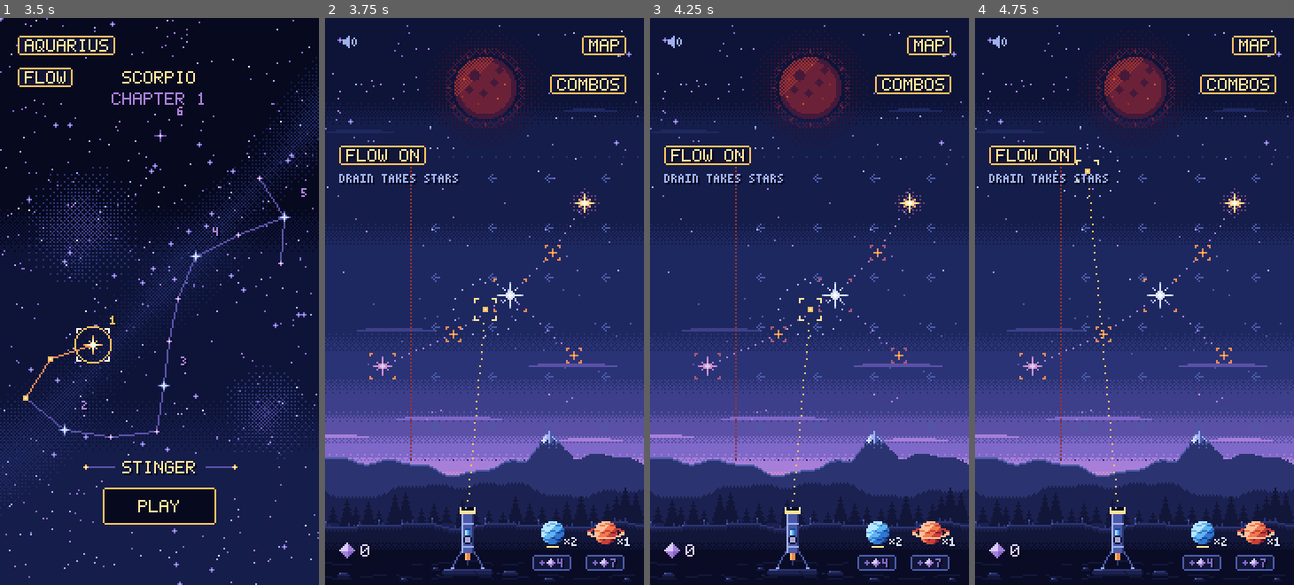
Above: before the commit, frames 1-4 (left to right).
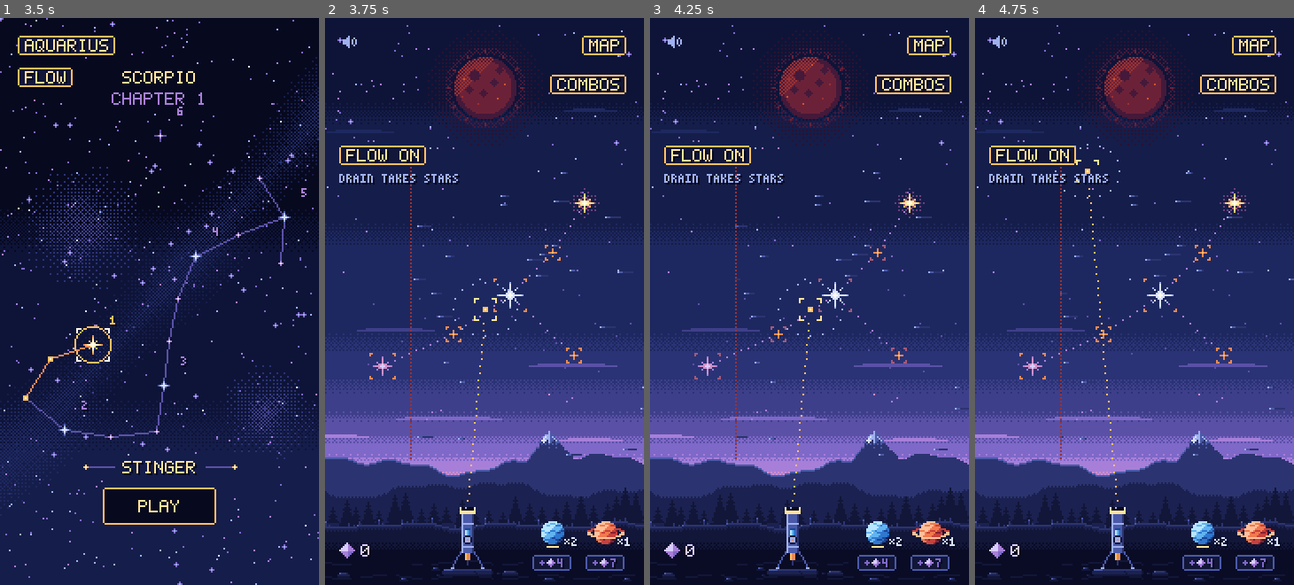
Above: after the commit, the same moments.

Repository: mrafael1/DustInSpace
Game: Godot game, scene res://game/scenes/app.tscn
Two runs of this game, one before a commit and one after it. Both use one fixed random seed, a clock stepped at 60 frames per second and the inputs below.
Inputs (mouse positions are in pixels of both pictures, inside the frame that each line leads up to):
- Up to frame 1 (3.5 s): tap Enter at 0.5 s; move the mouse to (229, 273) at 0.52 s; hold Shift 0.53-1.25 s; click (229, 273) at 0.67 s; drag from (95, 329) to (143, 414) at 1.27 s; move the mouse to (191, 176) at 2.02 s; tap Ctrl at 2.1 s; drag from (143, 414) to (63, 216) at 2.77 s
- Up to frame 2 (3.75 s): move the mouse to (580, 386) at 3.52 s; hold A from 3.53 s (still down); tap U at 3.6 s
- Up to frame 3 (4.25 s): keep holding A
- Up to frame 4 (4.75 s): release A at 4.25 s; drag from (1038, 216) to (1086, 159) at 4.27 s

Frame 1 is identical in both runs. In frame 2, 0.5% of the frame differs, in the area x 26-100%, y 24-79%; in frame 3, 0.5%; in frame 4, 0.5%.

Commit message:
art: the current shows as gliding water streaks instead of arrows
Co-Authored-By: Claude Opus 5.5 <noreply@anthropic.com>

Diff:
--- a/game/scenes/current_view.gd
+++ b/game/scenes/current_view.gd
@@ -1,9 +1,15 @@
 class_name CurrentView
 extends Node2D
-## Cool flow cues behind stars, with an ember line where a draining flow loses stars (flashing
+## Flowing water behind stars (cool streaks gliding downstream), with an ember line where a draining flow loses stars (flashing
 ## solid where one goes). Destination brackets appear only while aiming, and an ember trail from a
 ## star that would drain; random pack contents stay hidden. The core supplies every destination.
 
+## The water: streaks gliding downstream in whole pixels, one per STREAK_AREA px² of the field,
+## each STREAK_LENGTH long at STREAK_SPEED px/s (both by a fixed hash, so the pattern is stable).
+## Leading pixel M5, then M4, then the M3 tail.
+const STREAK_AREA: int = 900
+const STREAK_LENGTH := Vector2i(4, 9)
+const STREAK_SPEED := Vector2i(10, 18)
 ## A drained star flashes the drain where it crossed: a solid ember stretch, cut after this long.
 const FLASH_TIME: float = 0.25
 const FLASH_HALF: int = 6
@@ -17,6 +23,8 @@
 var _sequencer: EventSequencer
 ## Drain flashes: the edge point each lit up, and its seconds left.
 var _flashes: Dictionary[Vector2i, float] = {}
+## Seconds the water has flowed.
+var _time: float = 0.0
 
 
 func _ready() -> void:
@@ -46,6 +54,7 @@
 
 ## Counts the drain flashes down. Driven by `_process`; tests call it directly.
 func advance(delta: float) -> void:
+	_time += delta
 	for at: Vector2i in _flashes.keys():
 		_flashes[at] -= delta
 		if _flashes[at] <= 0.0:
@@ -63,13 +72,7 @@
 	if _run == null or _run.current == null or _run.is_over():
 		return result
 	var area: Rect2i = _run.current.region
-	for x: int in range(area.position.x, area.end.x, 8):
-		result[Vector2i(x, area.position.y)] = Palette.M3
-		result[Vector2i(x, area.end.y - 1)] = Palette.M3
-	for y: int in range(area.position.y + 12, area.end.y - 4, 28):
-		for x: int in range(area.position.x + 12, area.end.x - 4, 32):
-			for offset: Vector2i in [Vector2i(0, 0), Vector2i(1, -1), Vector2i(1, 1), Vector2i(2, -2), Vector2i(2, 2), Vector2i(2, 0), Vector2i(3, 0), Vector2i(4, 0)] as Array[Vector2i]:
-				result[Vector2i(x, y) + offset] = Palette.M4
+	result.merge(water_pixels(area, _run.current.displacement, _time))
 	if _run.current.drains:
 		for point: Vector2i in _drain_edge(area, _run.current.displacement):
 			result[point] = Palette.S3
@@ -104,6 +107,38 @@
 	return points
 
 
+## The water at `time` seconds: streaks gliding along `flow` through `area`, each wrapping round
+## to its upstream edge once it has left the downstream one. Pixel positions only, no fades.
+static func water_pixels(area: Rect2i, flow: Vector2i, time: float) -> Dictionary[Vector2i, Color]:
+	var pixels: Dictionary[Vector2i, Color] = {}
+	var along := Vector2i(signi(flow.x), signi(flow.y))
+	if along == Vector2i.ZERO or not area.has_area():
+		return pixels
+	var horizontal: bool = along.x != 0
+	var run_length: int = area.size.x if horizontal else area.size.y
+	var across_length: int = area.size.y if horizontal else area.size.x
+	for i: int in maxi(1, area.get_area() / STREAK_AREA):
+		var h: int = _hash(i)
+		var length: int = STREAK_LENGTH.x + h % (STREAK_LENGTH.y - STREAK_LENGTH.x + 1)
+		var speed: int = STREAK_SPEED.x + (h / 7) % (STREAK_SPEED.y - STREAK_SPEED.x + 1)
+		var lane: int = 2 + (h / 101) % maxi(1, across_length - 4)
+		var travelled: int = (h / 13 + floori(time * speed)) % (run_length + length)
+		for k: int in length:
+			var step: int = travelled - k
+			if step < 0 or step >= run_length:
+				continue
+			var at_run: int = (area.end.x - 1 - step) if along.x < 0 else (area.position.x + step) if along.x > 0 else 0
+			if not horizontal:
+				at_run = (area.end.y - 1 - step) if along.y < 0 else (area.position.y + step)
+			var p := Vector2i(at_run, area.position.y + lane) if horizontal else Vector2i(area.position.x + lane, at_run)
+			pixels[p] = Palette.M5 if k == 0 else Palette.M4 if k < 3 else Palette.M3
+	return pixels
+
+
+static func _hash(i: int) -> int:
+	return absi((i * 2654435761 + 0x9E37) ^ (i * 40503)) % 1000003
+
+
 ## A solid stretch of the drain line, FLASH_HALF px either side of where a star crossed it.
 func _flash(area: Rect2i, flow: Vector2i, at: Vector2i) -> Array[Vector2i]:
 	var edge: Array[Vector2i] = _drain_edge(area, flow)
--- a/tests/test_current_trial.gd
+++ b/tests/test_current_trial.gd
@@ -243,3 +243,25 @@
 	assert_eq(flow.pixels().get(Vector2i(x, 121)), Palette.S4, "between the line's own dots too")
 	flow.advance(CurrentView.FLASH_TIME)
 	assert_ne(flow.pixels().get(Vector2i(x, 121)), Palette.S4, "then cuts back to the dotted line")
+
+
+func test_the_water_glides_downstream_in_whole_pixels_inside_the_field() -> void:
+	var area := Rect2i(48, 78, 132, 172)
+	var flow := Vector2i(-24, 0)
+	var before: Dictionary[Vector2i, Color] = CurrentView.water_pixels(area, flow, 1.0)
+	var after: Dictionary[Vector2i, Color] = CurrentView.water_pixels(area, flow, 1.25)
+	assert_false(before.is_empty())
+	assert_eq(CurrentView.water_pixels(area, flow, 1.0), before, "a stable pattern")
+	assert_ne(after, before, "it moves")
+	var heads_before: int = 0
+	var heads_after: int = 0
+	for p: Vector2i in before:
+		assert_true(area.has_point(p), "inside the field")
+		assert_has([Palette.M3, Palette.M4, Palette.M5], before[p], "cool palette only")
+		if before[p] == Palette.M5:
+			heads_before += p.x
+	for p: Vector2i in after:
+		if after[p] == Palette.M5:
+			heads_after += p.x
+	assert_lt(heads_after, heads_before, "the leading pixels head left, with the flow")
+	assert_true(CurrentView.water_pixels(area, Vector2i.ZERO, 1.0).is_empty(), "no flow, no water")
